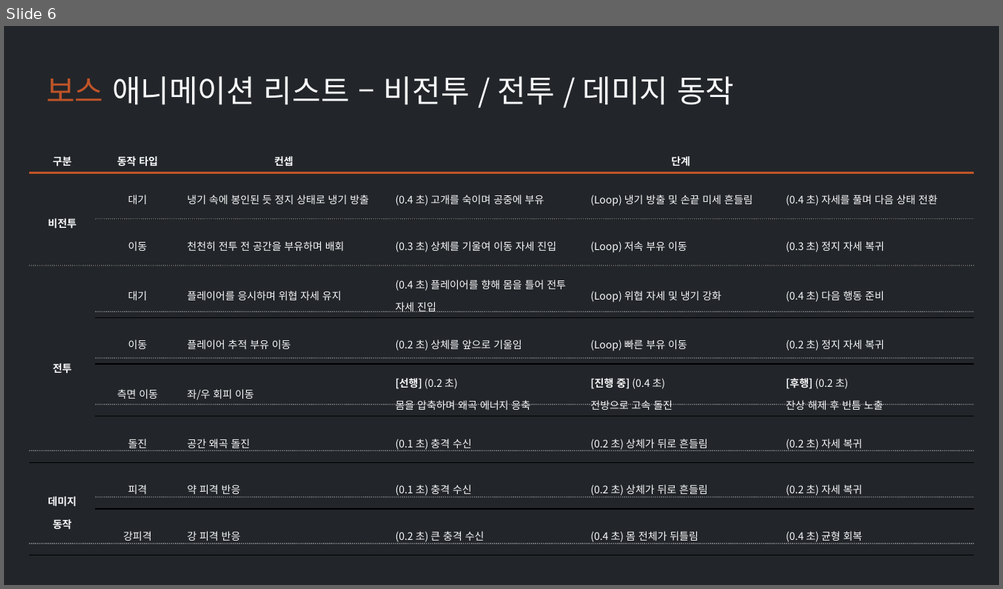
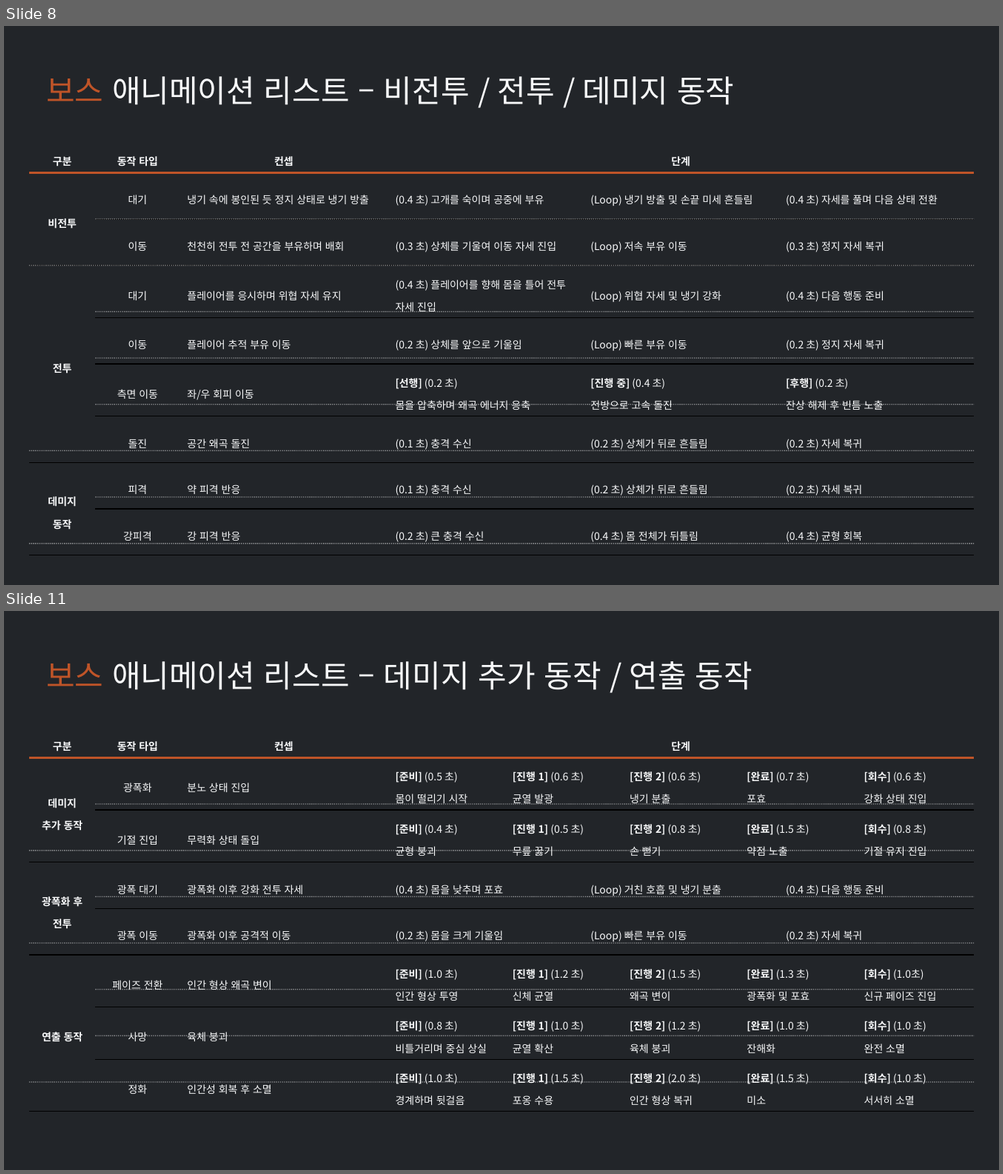
Before and after one commit to ysooj/Gihoek_4, a slide deck: [합치기] 애니메이션 로직과 리스트.pptx. Shown one above the other, each under a label of ours: slide 6 before the commit, slides 8 and 11 after it; the slides between them are not shown. The pictures are 1003x589 and 1003x1174 pixels, drawn with LibreOffice and Linux fonts; fonts in the diff are those of the drawing. Boxes give left, top, right and bottom in pixels: in the first picture for what was removed or moved away, otherwise in the second. Text is boxed around its words. In the diff, an @@ line names an element or a change of style, - is before the commit and + after.

Commit message:
[과제](4.27) 보스 애니메이션 로직과 리스트

```diff
--- a/[합치기] 애니메이션 로직과 리스트.pptx
+++ b/[합치기] 애니메이션 로직과 리스트.pptx
@@ slide 11 added at (4,611,999,1170), background #222529 @@
@@ text added at (46,661,752,690), 30 pt, text #F8F9FA @@
+보스 애니메이션 리스트 – 데미지 추가 동작 / 연출 동작
@@ table added at (29,727,974,1108), 8 rows, 10 columns @@
+구분 | 동작 타입 | 컨셉 | 단계 |  |  |  |  |  | 
+데미지 / 추가 동작 | 광폭화 | 분노 상태 진입 | [준비] (0.5 초) / 몸이 떨리기 시작 | [진행 1] (0.6 초) / 균열 발광 |  | [진행 2] (0.6 초) / 냉기 분출 | [완료] (0.7 초) / 포효 |  | [회수] (0.6 초) / 강화 상태 진입
+ | 기절 진입 | 무력화 상태 돌입 | [준비] (0.4 초) / 균형 붕괴 | [진행 1] (0.5 초) / 무릎 꿇기 |  | [진행 2] (0.8 초) / 손 뻗기 | [완료] (1.5 초) / 약점 노출 |  | [회수] (0.8 초) / 기절 유지 진입
+광폭화 후 전투 | 광폭 대기 | 광폭화 이후 강화 전투 자세 | (0.4 초) 몸을 낮추며 포효 |  | (Loop) 거친 호흡 및 냉기 분출 |  |  | (0.4 초) 다음 행동 준비 | 
+ | 광폭 이동 | 광폭화 이후 공격적 이동 | (0.2 초) 몸을 크게 기울임 |  | (Loop) 빠른 부유 이동 |  |  | (0.2 초) 자세 복귀 | 
+연출 동작 | 페이즈 전환 | 인간 형상 왜곡 변이 | [준비] (1.0 초) / 인간 형상 투영 | [진행 1] (1.2 초) / 신체 균열 |  | [진행 2] (1.5 초) / 왜곡 변이 | [완료] (1.3 초) / 광폭화 및 포효 |  | [회수] (1.0초) / 신규 페이즈 진입
+ | 사망 | 육체 붕괴 | [준비] (0.8 초) / 비틀거리며 중심 상실 | [진행 1] (1.0 초) / 균열 확산 |  | [진행 2] (1.2 초) / 육체 붕괴 | [완료] (1.0 초) / 잔해화 |  | [회수] (1.0 초) / 완전 소멸
+ | 정화 | 인간성 회복 후 소멸 | [준비] (1.0 초) / 경계하며 뒷걸음 | [진행 1] (1.5 초) / 포옹 수용 |  | [진행 2] (2.0 초) / 인간 형상 복귀 | [완료] (1.5 초) / 미소 |  | [회수] (1.0 초) / 서서히 소멸
@@ line added from (29, 758) to (974, 758), #BF5428 2 pt @@
@@ line added from (96, 804) to (974, 804), #F8F9FA 1 pt dashed @@
@@ line added from (29, 851) to (974, 851), #F8F9FA 1 pt dashed @@
@@ line added from (96, 897) to (974, 897), #F8F9FA 1 pt dashed @@
@@ line added from (29, 943) to (974, 943), #F8F9FA 1 pt dashed @@
@@ line added from (96, 990) to (974, 990), #F8F9FA 1 pt dashed @@
@@ line added from (96, 1037) to (974, 1037), #F8F9FA 1 pt dashed @@
@@ line added from (29, 1082) to (974, 1082), #F8F9FA 1 pt dashed @@
@@ what was slide 6 is now slide 8 @@
```
Also in this commit, not shown: 2 slides changed, 2 other slides added, 1 other file.
